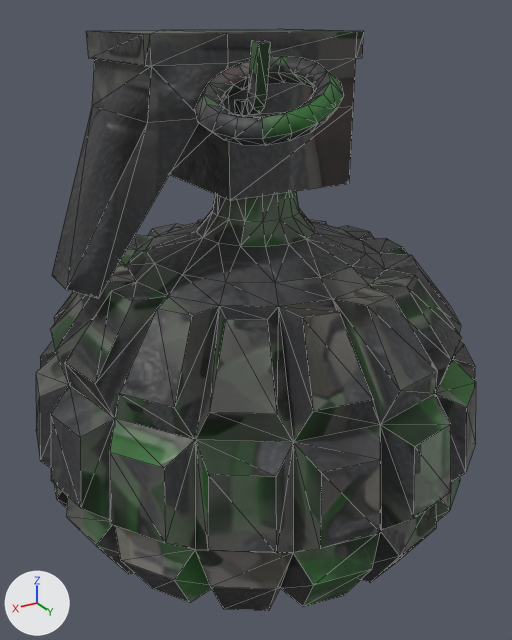
The glTF model addons/fc_weapons/assets/models/frag_grenade_alt.glb as it was, and as the next commit left it.
The view is the same before and after, from a 50 mm lens placed at (0.0924, 0.154, 0.1202), pointed at (0.0005, 0.0009, 0.0437). Every picture has the same lights, and +X, +Y and +Z are marked at lower left. The older version comes first. Mesh edges are drawn as thin lines. Where no turn or scale is listed for an object, it has been applied to the vertices. Vertices at exactly the same position are counted once.

The first picture shows 'nadevariant_low', 'nadevarianthaut_low', 'nadevarianthaut_low.001'.
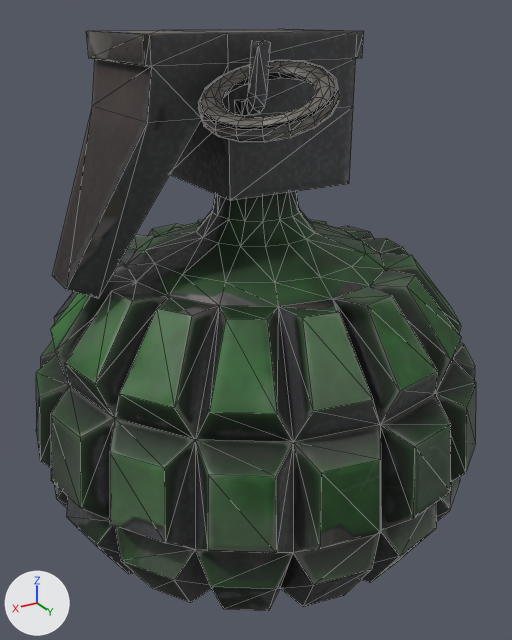
Patch to the scene script:
```diff
--- a/addons/fc_weapons/assets/models/frag_grenade_alt.glb.py
+++ b/addons/fc_weapons/assets/models/frag_grenade_alt.glb.py
@@ me_cylinder_047 @@
 me_cylinder_047.from_pydata(...)  # 353 vertices, 702 faces; spans x -0.0612..0.0612, y -0.0612..0.0612, z -0.0245..0.0821
 # used by ob_nadevariant_low; location = (0.0, 0.0, 0.0)
+# me_cylinder_047 part 1: texture (UV) coordinates of 702 of 702 faces, centred in x -0.059..0.0596, y -0.0596..0.0596, z -0.0245..0.0821, changed; they spanned u 0.0..0.99, v 0.0..1.0 and now span u 0.0..1.0, v 0.0..1.0
 me_cylinder_047.materials.append(mat_nadevariantmat)
@@ me_cube_102 @@
 me_cube_102.from_pydata(...)  # 60 vertices, 110 faces; spans x -0.0186..0.0525, y -0.0167..0.0265, z -0.0215..0.0347
 # used by ob_nadevarianthaut_low; location = (0.0, 0.0, 0.0821)
+# me_cube_102 part 2: its shading normals changed
 me_cube_102.materials.append(mat_nadevariantmat)
@@ me_cube_107 @@
 # used by ob_nadevarianthaut_low_001; location = (0.0158, 0.0309, 0.1053)
-me_cube_107.from_pydata(...)  # 68 vertices, 136 faces; spans x -0.0141..0.0138, y -0.0143..0.0143, z -0.0076..0.0072
+me_cube_107.from_pydata(...)  # 181 vertices, 351 faces; spans x -0.0135..0.0133, y -0.0136..0.0136, z -0.0069..0.0064
+# me_cube_107 part 3
+# 33 vertices are removed from x -0.0141..0.0138, y -0.0143..0.0143, z -0.0076..0.0067
+# 107 faces are deleted
+# 18 vertices move from x -0.0127..0.0122, y -0.0126..0.0126, z -0.0071..0.0072 to x -0.0108..0.0101, y -0.0108..0.0104, z -0.0051..0.0054
+# 146 vertices are added at x -0.0135..0.0133, y -0.0136..0.0136, z -0.0069..0.0064
+# 322 new faces join them
+# me_cube_107 part 4: 29 kept faces spanning x -0.0108..0.0101, y -0.0108..0.0097, z -0.0051..0.0054 get new texture (UV) coordinates
 me_cube_107.materials.append(mat_nadevariantmat)
```

What differs and where, as boxes (x1, y1, x2, y2) in the pictures (512 x 640 px):
'nadevarianthaut_low', shading changed: (52, 29, 364, 298) in both
'nadevarianthaut_low.001', reshaped (8% shorter): before (194, 56, 344, 146); after (198, 60, 339, 143)
part 1 of me_cylinder_047, surface changed: (36, 191, 476, 607) in both
part 3 of me_cube_107, cut back: before (194, 56, 344, 146); after (198, 60, 339, 143)
part 4 of me_cube_107, surface changed: before (209, 56, 328, 117); after (218, 66, 320, 118)
